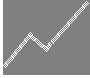
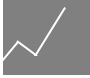
Revision of a layered 90x78 image; what changed, layer by layer:
added layer "GRAPH" above "axis" over (x1=3, y1=7, x2=66, y2=62)
renamed "Layer" to "axis", painted on it over (x1=3, y1=1, x2=89, y2=68)
